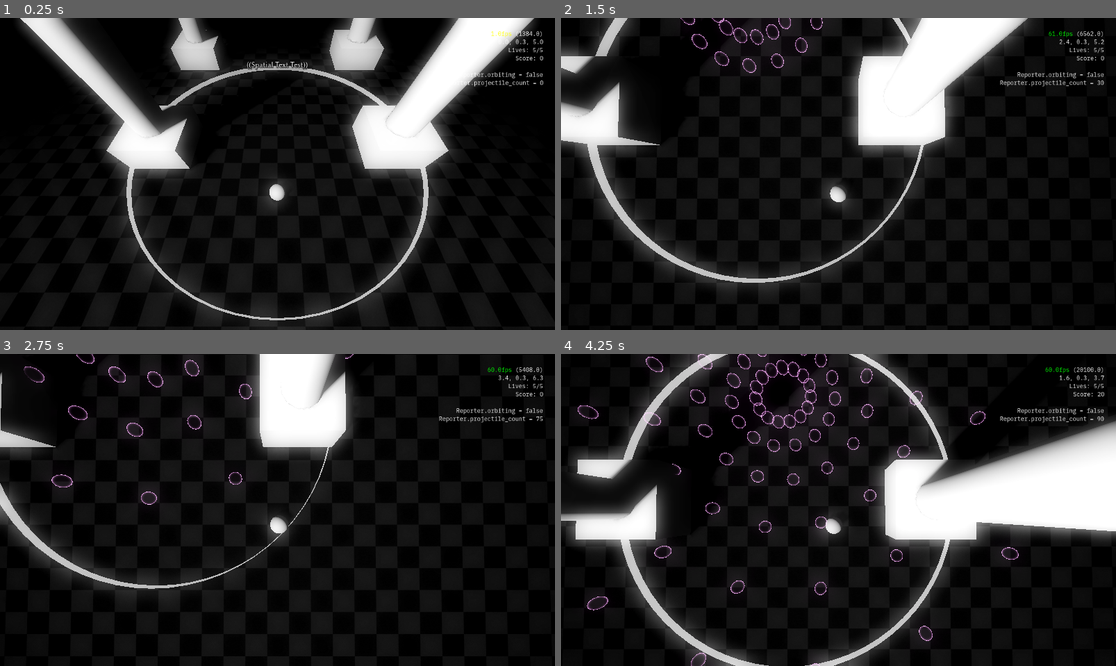
Above: before the commit, frames 1-4 (two rows, left to right).
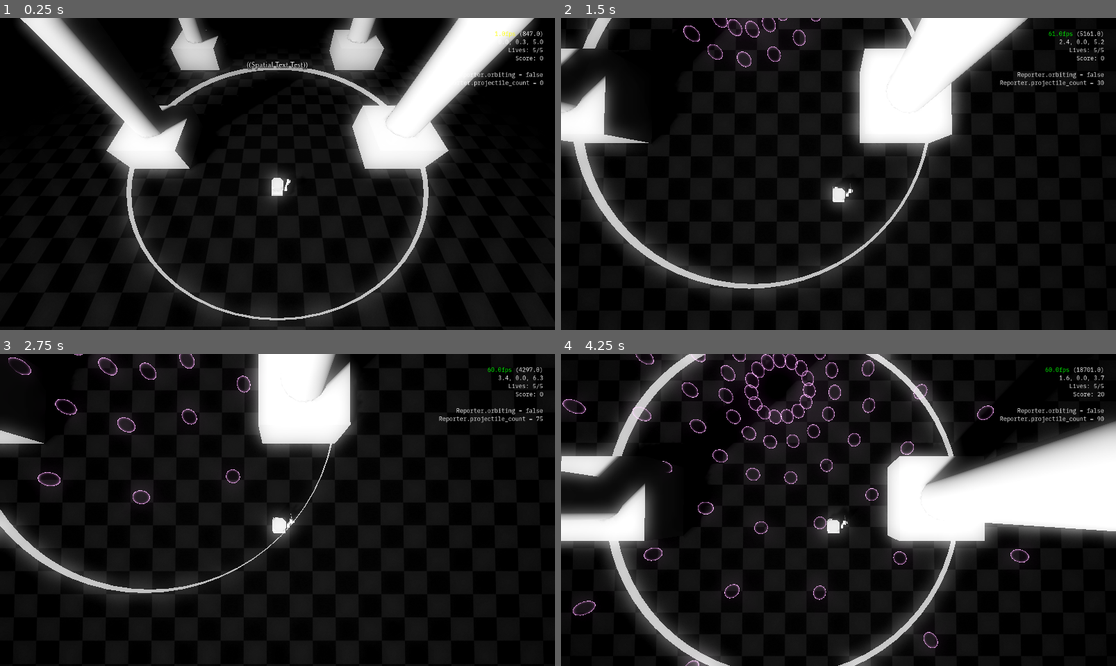
Above: after the commit, the same moments.

Repository: slyllama/dwelt
Game: Godot game, scene res://maps/debug/debug_map.tscn
Same seed, same stepped clock (60 frames per second), same inputs: the game is played once before the commit and once after it.
Inputs (mouse positions are in pixels of both pictures, inside the frame that each line leads up to):
- Up to frame 1 (0.25 s): no input
- Up to frame 2 (1.5 s): move the mouse to (982, 77) at 0.52 s; press the mouse at (982, 77) at 0.53 s; hold D (strafe_right) 0.53-1.28 s; move the mouse to (727, 189) at 1.27 s; release the mouse at (727, 189) at 1.28 s; hold S (move_back) from 1.28 s (still down); right-click (727, 189) at 1.35 s
- Up to frame 3 (2.75 s): move the mouse to (333, 441) at 2.02 s; release S (move_back) at 2.03 s; hold D (strafe_right) from 2.03 s (still down); tap Mouse wheel up (zoom_in) at 2.1 s
- Up to frame 4 (4.25 s): move the mouse to (810, 572) at 2.77 s; release D (strafe_right) at 2.78 s; hold W (move_forward) 2.78-3.53 s; tap Mouse wheel down (zoom_out) at 2.85 s; move the mouse to (1005, 556) at 3.52 s; press the mouse at (1005, 556) at 3.53 s; hold A (strafe_left) from 3.53 s (still down)

The runs differ from the first frame. In frame 1, 0.3% of the frame differs, in the area x 48-98%, y 4-59%; in frame 2, 9.1%; in frame 3, 5.2%; in frame 4, 15%, in the area x 0-96%, y 0-100%.

Commit message:
Placeholder robot mesh

Diff:
--- a/lib/player/player.gd
+++ b/lib/player/player.gd
@@ -16,6 +16,8 @@
 		focus_mode = false)
 
 	Reporter.player = self
+
+	$RobotMesh/AnimationPlayer.play("idle")
 
 func _input(_event) -> void:
 	if Input.is_action_just_pressed("right_click"):
--- a/lib/player/player.tscn
+++ b/lib/player/player.tscn
@@ -1,21 +1,16 @@
 [gd_scene load_steps=4 format=3 uid="uid://dthn2ymslag7k"]
 
 [ext_resource type="Script" uid="uid://x4ivip3rc418" path="res://lib/player/player.gd" id="1_al4t3"]
+[ext_resource type="PackedScene" uid="uid://bwtmwf1jjm3rr" path="res://lib/player/meshes/robot.glb" id="2_al4t3"]
 
 [sub_resource type="SphereShape3D" id="SphereShape3D_iochv"]
 radius = 0.25
-
-[sub_resource type="SphereMesh" id="SphereMesh_iochv"]
-radius = 0.25
-height = 0.5
-radial_segments = 24
-rings = 12
 
 [node name="Player" type="CharacterBody3D"]
 script = ExtResource("1_al4t3")
 
 [node name="Collision" type="CollisionShape3D" parent="."]
+transform = Transform3D(1, 0, 0, 0, 1, 0, 0, 0, 1, 0, 0.25, 0)
 shape = SubResource("SphereShape3D_iochv")
 
-[node name="Mesh" type="MeshInstance3D" parent="."]
-mesh = SubResource("SphereMesh_iochv")
+[node name="RobotMesh" parent="." instance=ExtResource("2_al4t3")]
--- a/maps/debug/debug_map.tscn
+++ b/maps/debug/debug_map.tscn
@@ -6,7 +6,7 @@
 [ext_resource type="PackedScene" uid="uid://cwbcsfej31lgq" path="res://lib/debug/debug_pane/debug_pane.tscn" id="3_cxxq4"]
 [ext_resource type="PackedScene" uid="uid://d2nie80wc6pr1" path="res://lib/debug/spatial_text/spatial_text.tscn" id="4_3alq3"]
 [ext_resource type="PackedScene" uid="uid://bipu5fqladj2s" path="res://lib/player/player_camera/player_camera.tscn" id="4_ki8xt"]
-[ext_resource type="PackedScene" uid="uid://cfbuog8a600ka" path="res://generic/meshes/hollow_cylinder_collision.glb" id="8_n5la1"]
+[ext_resource type="PackedScene" uid="uid://cfbuog8a600ka" path="res://maps/debug/meshes/hollow_cylinder_collision.glb" id="8_n5la1"]
 
 [sub_resource type="Environment" id="Environment_v37e6"]
 tonemap_mode = 2
Binary file added: lib/player/meshes/robot.glb
Not shown, added: lib/player/meshes/robot.glb.import
Renamed: generic/meshes/hollow_cylinder_collision.glb -> maps/debug/meshes/hollow_cylinder_collision.glb
Not shown, changed: maps/debug/meshes/hollow_cylinder_collision.glb.import
